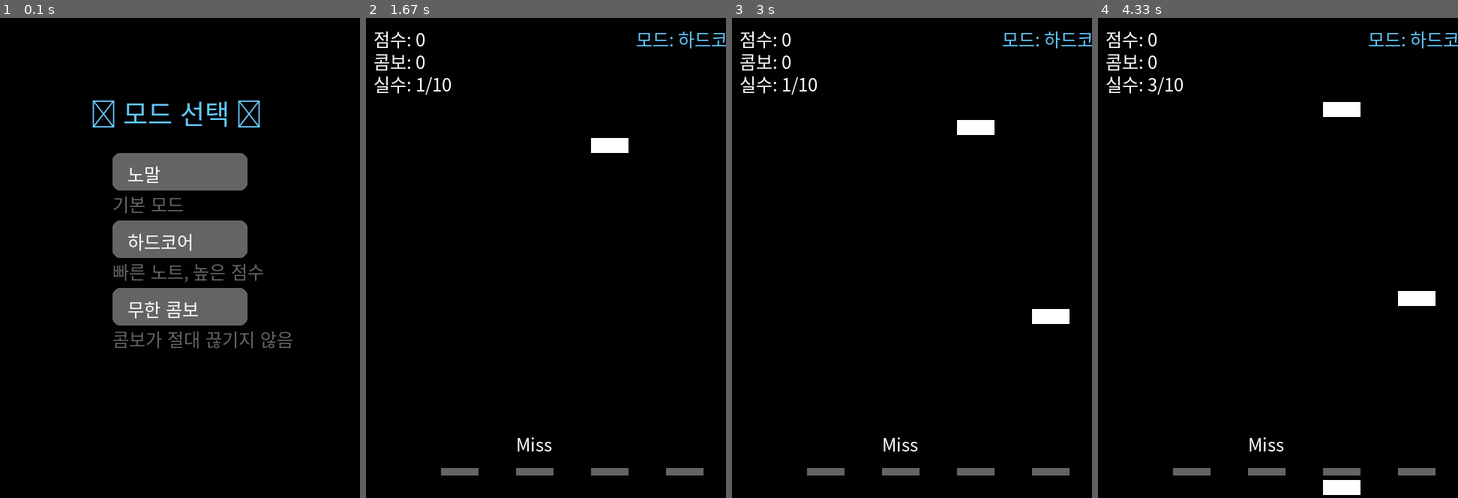
Above: before the commit, frames 1-4 (left to right).
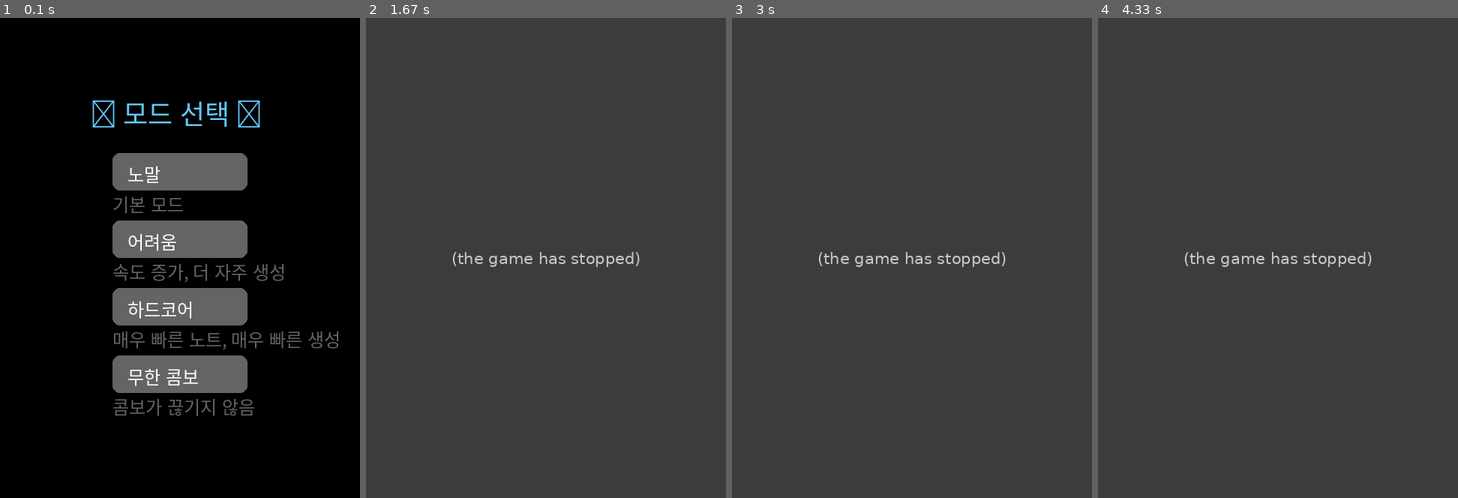
Above: after the commit, the same moments.

Repository: h-0y28/legend-pygame
Game: pygame game, started from leedem.py
Two runs of this game, one before a commit and one after it. Both use one fixed random seed, a clock stepped at 60 frames per second and the inputs below.
Inputs (mouse positions are in pixels of both pictures, inside the frame that each line leads up to):
- Up to frame 1 (0.1 s): no input
- Up to frame 2 (1.67 s): click (546, 258) at 0.38 s; tap 1 at 0.67 s; tap K at 1 s
- Up to frame 3 (3 s): click (1045, 421) at 2.52 s; click (944, 133) at 2.85 s
- Up to frame 4 (4.33 s): click (1173, 162) at 4.32 s

The runs differ from the first frame. In frame 1, 5.5% of the frame differs, in the area x 31-94%, y 44-83%; in frame 2, 100%; in frame 3, 100%; in frame 4, 100%, in the area x 0-100%, y 0-100%.
Error after the commit: NameError: name 'keys_held' is not defined (leedem.py line 288); the game stopped at 0.72 s (later frames are placeholders)

Commit message:
feat: 각 키별 눌렀을 때 음정 재생

Diff:
--- a/leedem.py
+++ b/leedem.py
@@ -6,7 +6,7 @@
 pygame.init()
 WIDTH, HEIGHT = 480, 640
 screen = pygame.display.set_mode((WIDTH, HEIGHT))
-pygame.display.set_caption("리듬게임")
+pygame.display.set_caption("리듬게임: 보스전 with 롱노트")
 clock = pygame.time.Clock()
 FONT = pygame.font.Font(pygame.font.match_font('NanumGothic'), 24)
 BIG_FONT = pygame.font.Font(pygame.font.match_font('NanumGothic'), 36)
@@ -18,10 +18,10 @@
 GREEN = (0, 255, 0)
 RED = (255, 50, 50)
 BLUE = (100, 200, 255)
-TRANSPARENT_WHITE = (255, 255, 255, 100)
+PLAYER_HP_COLOR = (0, 255, 255)  # 내 체력바 색상 (청록색)
 
 # 게임 변수
-lines = [100, 200, 300, 400]
+lines = [90, 180, 270, 360]
 note_speed = 4
 score = 0
 combo = 0
@@ -38,14 +38,26 @@
 skill_timer = 0
 score_multiplier = 1
 
-# 시간 기반 속도 증가 변수
+# 시간 기반 속도 증가
 start_time = pygame.time.get_ticks()
 speed_increase_interval = 10000
 max_speed = 10
 
-# 노트 생성 변수
+# 노트 생성
 note_interval = 700
 NEW_NOTE = pygame.USEREVENT + 1
+
+# 체력
+player_hp = 100
+boss_max_hp = 1500
+boss_hp = boss_max_hp
+
+# 보스 스킬 상태
+boss_heal_used = False
+boss_rage_used = False
+rage_mode = False
+rage_start_time = 0
+rage_duration = 5000
 
 key_mapping = {
     pygame.K_d: 0,
@@ -54,7 +66,12 @@
     pygame.K_k: 3,
 }
 
-# 블럭 클래스
+# 음원 로드
+C_note = pygame.mixer.Sound("C4.mp3")  # 도
+D_note = pygame.mixer.Sound("D4.mp3")  # 레
+E_note = pygame.mixer.Sound("E4.mp3")  # 미
+F_note = pygame.mixer.Sound("F4.mp3")  # 파
+
 class Note:
     def __init__(self, line):
         self.line = line
@@ -71,9 +88,9 @@
 
 # 판정 함수
 def get_judgement(note_y):
-    if 590 <= note_y <= 610:
+    if 570 <= note_y <= 630:
         return "Perfect", 300
-    elif 570 <= note_y <= 630:
+    elif 540 <= note_y <= 660:
         return "Good", 100
     else:
         return "Miss", 0
@@ -92,9 +109,35 @@
     for x in lines:
         pygame.draw.rect(screen, GRAY, (x, 600, 50, 10))
 
+def draw_boss_hp_bar():
+    bar_width = 300
+    bar_height = 20
+    bar_x = 90
+    bar_y = 50
+    fill = (boss_hp / boss_max_hp) * bar_width
+    pygame.draw.rect(screen, RED, (bar_x, bar_y, bar_width, bar_height))
+    pygame.draw.rect(screen, GREEN, (bar_x, bar_y, fill, bar_height))
+
+    # 보스 체력 텍스트
+    draw_text("보스 체력", bar_x + bar_width // 2 - 40, bar_y - 20, WHITE, FONT)
+
+def draw_player_hp_bar():
+    bar_width = 300
+    bar_height = 20
+    bar_x = 90
+    bar_y = 100
+    fill = (player_hp / 100) * bar_width
+    pygame.draw.rect(screen, RED, (bar_x, bar_y, bar_width, bar_height))
+    pygame.draw.rect(screen, PLAYER_HP_COLOR, (bar_x, bar_y, fill, bar_height))  # 내 체력바 색상 변경
+
+    # 내 체력 텍스트
+    draw_text("내 체력", bar_x + bar_width // 2 - 40, bar_y - 20, WHITE, FONT)
+
 def reset_game():
     global notes, score, combo, miss_count, judgement_text
     global skill_ready, skill_active, skill_type, note_speed, score_multiplier
+    global player_hp, boss_hp, boss_heal_used, boss_rage_used, rage_mode, note_interval
+
     notes.clear()
     score = 0
     combo = 0
@@ -104,53 +147,58 @@
     skill_active = False
     skill_type = None
     score_multiplier = 1
+    player_hp = 100
+    boss_hp = boss_max_hp
+    boss_heal_used = False
+    boss_rage_used = False
+    rage_mode = False
+
     if current_mode == "하드코어":
+        note_speed = 10
+        note_interval = 150
+    elif current_mode == "어려움":
         note_speed = 6
+        note_interval = 400
     else:
         note_speed = 4
+        note_interval = 700
+
     pygame.time.set_timer(NEW_NOTE, note_interval)
 
 def mode_select_screen():
     global current_mode
-    modes = ["노말", "하드코어", "무한 콤보"]
+    modes = ["노말", "어려움", "하드코어", "무한 콤보"]
     while True:
         screen.fill(BLACK)
         draw_text("🎮 모드 선택 🎮", 120, 100, BLUE, BIG_FONT)
-
         for i, mode in enumerate(modes):
-            button_y = 180 + i * 90  # 버튼 간격을 더 넓혀줌
+            button_y = 180 + i * 90
             draw_button(mode, 150, button_y, 180, 50)
-
-            # 설명 텍스트는 버튼보다 더 아래에 출력
-            desc_y = button_y + 50
-            draw_text(get_mode_description(mode), 150, desc_y, GRAY, FONT)
-
+            draw_text(get_mode_description(mode), 150, button_y + 50, GRAY)
         pygame.display.flip()
-
         for event in pygame.event.get():
             if event.type == pygame.QUIT:
                 pygame.quit(); sys.exit()
             if event.type == pygame.MOUSEBUTTONDOWN:
                 for i, mode in enumerate(modes):
-                    button_y = 180 + i * 90
-                    if 150 <= event.pos[0] <= 330 and button_y <= event.pos[1] <= (button_y + 50):
+                    if 150 <= event.pos[0] <= 330 and 180 + i * 90 <= event.pos[1] <= 230 + i * 90:
                         current_mode = mode
                         return
 
 def get_mode_description(mode):
     if mode == "노말": return "기본 모드"
-    if mode == "하드코어": return "빠른 노트, 높은 점수"
-    if mode == "무한 콤보": return "콤보가 절대 끊기지 않음"
+    if mode == "어려움": return "속도 증가, 더 자주 생성"
+    if mode == "하드코어": return "매우 빠른 노트, 매우 빠른 생성"
+    if mode == "무한 콤보": return "콤보가 끊기지 않음"
 
 def game_over_screen():
     while True:
         screen.fill(BLACK)
         draw_text("게임 오버!", 170, 200, RED, BIG_FONT)
-        draw_text(f"최종 점수: {score}", 160, 260, WHITE)
+        draw_text(f"최종 점수: {score}", 160, 260)
         draw_button("다시 시작", 100, 320, 120, 50)
         draw_button("종료", 260, 320, 120, 50)
         pygame.display.flip()
-
         for event in pygame.event.get():
             if event.type == pygame.QUIT:
                 pygame.quit(); sys.exit()
@@ -164,7 +212,6 @@
 # 시작 화면
 mode_select_screen()
 reset_game()
-pygame.time.set_timer(NEW_NOTE, note_interval)
 start_time = pygame.time.get_ticks()
 game_active = True
 
@@ -172,43 +219,52 @@
 while game_active:
     screen.fill(BLACK)
     draw_judgeline()
-    draw_text(f"모드: {current_mode}", 360, 10, BLUE)
-
-    # 시간에 따른 노트 속도 증가
-    elapsed_time = pygame.time.get_ticks() - start_time
-    if elapsed_time // speed_increase_interval > (note_speed - 4) and note_speed < max_speed and not skill_active:
-        note_speed += 0.5
+    draw_boss_hp_bar()
+    draw_player_hp_bar()  # 체력바를 화면에 추가
 
     for event in pygame.event.get():
         if event.type == pygame.QUIT:
             game_active = False
-
-        if event.type == NEW_NOTE and not skill_active:
+        if event.type == NEW_NOTE:
             line = random.randint(0, 3)
-            if current_mode == "한 줄 전용":
-                line = 2
             notes.append(Note(line))
 
         if event.type == pygame.KEYDOWN:
             if event.key in key_mapping:
+                keys_held[event.key] = True
                 line = key_mapping[event.key]
                 hit = False
                 for note in notes:
-                    if note.line == line:
+                    if note.line == line and abs(note.y - 600) < 50:
                         judgement, pts = get_judgement(note.y)
+                        if judgement == "Perfect":
+                            player_hp = min(100, player_hp + 5)  # Perfect일 때 체력 회복
+                        elif judgement == "Good":
+                            player_hp = min(100, player_hp + 2)  # Good일 때 체력 회복
+
                         if judgement != "Miss":
                             score += pts * score_multiplier
                             combo += 1
                             judgement_text = judgement
                             notes.remove(note)
                             hit = True
-                            if combo % 10 == 0:
-                                skill_ready = True
+                            boss_hp -= 30 if judgement == "Perfect" else 10
+
+                            # 음 출력
+                            if line == 0:
+                                C_note.play()  # 도
+                            elif line == 1:
+                                D_note.play()  # 레
+                            elif line == 2:
+                                E_note.play()  # 미
+                            elif line == 3:
+                                F_note.play()  # 파
                             break
                 if not hit and current_mode != "무한 콤보":
                     combo = 0
                     miss_count += 1
                     judgement_text = "Miss"
+                    player_hp -= 10
             elif event.key == pygame.K_1 and skill_ready:
                 skill_active = True
                 skill_type = "하드모드"
@@ -227,6 +283,10 @@
                 skill_ready = False
                 skill_timer = pygame.time.get_ticks()
                 miss_count = max(0, miss_count - 3)
+                player_hp = min(100, player_hp + 20)
+        if event.type == pygame.KEYUP:
+            if event.key in keys_held:
+                keys_held[event.key] = False
 
     # 블럭 업데이트 및 화면 출력
     for note in notes[:]:
@@ -238,32 +298,28 @@
                 combo = 0
                 miss_count += 1
                 judgement_text = "Miss"
-
-    # 스킬 종료 타이머
-    if skill_active and pygame.time.get_ticks() - skill_timer > 5000:
-        skill_active = False
-        score_multiplier = 1
-        if skill_type == "하드모드":
-            note_speed /= 2
-        skill_type = None
-
-    # 게임 오버 조건
-    if miss_count >= 10:
+                player_hp -= 10
+
+    if boss_hp <= 0:
+        screen.fill(BLACK)
+        draw_text("보스를 이겼다!", 100, 300, GREEN, BIG_FONT)
+        pygame.display.flip()
+        pygame.time.delay(3000)
         game_active = game_over_screen()
         reset_game()
         start_time = pygame.time.get_ticks()
 
+    if player_hp <= 0:
+        game_active = game_over_screen()
+        reset_game()
+        start_time = pygame.time.get_ticks()
+
     draw_text(f"점수: {score}", 10, 10)
     draw_text(f"콤보: {combo}", 10, 40)
-    draw_text(f"실수: {miss_count}/10", 10, 70)
+    draw_text(f"실수: {miss_count}", 10, 70)
     draw_text(f"{judgement_text}", 200, 550)
-    if skill_ready:
-        draw_text("스킬 사용 가능 (1:하드 2:투명 3:회복)", 80, 100)
-    elif skill_active:
-        draw_text(f"{skill_type} 스킬 발동 중!", 120, 100)
 
     pygame.display.flip()
     clock.tick(60)
 
 pygame.quit()
-sys.exit()
